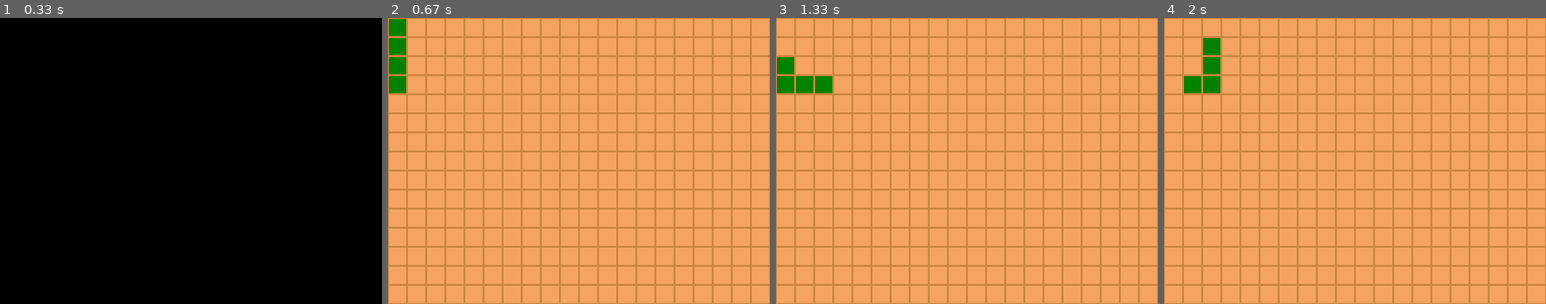
Above: before the commit, frames 1-4 (left to right).
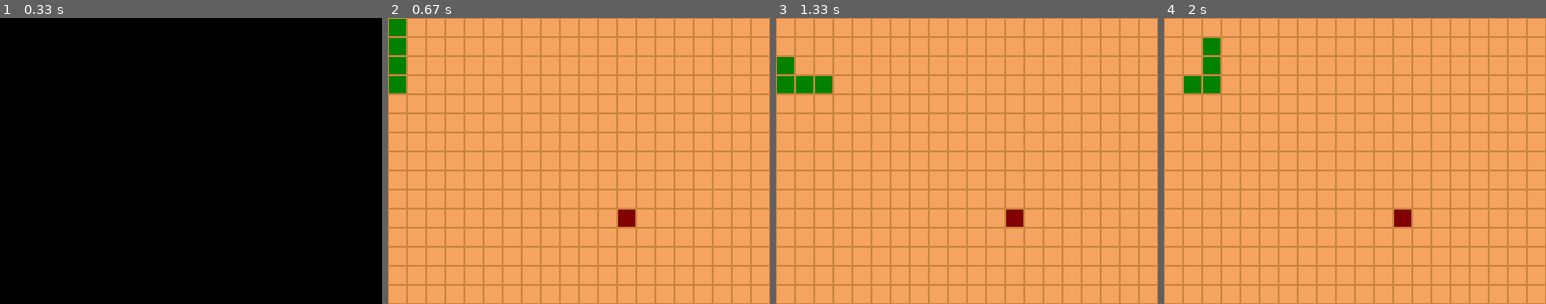
Above: after the commit, the same moments.

Repository: tjmlehtinen/kodarit2_syksy_2025
Game: pygame game, started from matopeli.py
Two runs of this game, one before a commit and one after it. Both use one fixed random seed, a clock stepped at 60 frames per second and the inputs below.
Inputs:
- Up to frame 1 (0.33 s): no input
- Up to frame 2 (0.67 s): hold Right from 0.33 s (still down)
- Up to frame 3 (1.33 s): release Right at 0.8 s; hold Up from 0.83 s (still down)
- Up to frame 4 (2 s): release Up at 1.33 s; hold Right from 1.37 s (still down)

Frame 1 is identical in both runs. In frame 2, 0.3% of the frame differs, in the area x 60-65%, y 67-73%; in frame 3, 0.3%; in frame 4, 0.3%.

Commit message:
17112025

Diff:
--- a/matopeli.py
+++ b/matopeli.py
@@ -1,5 +1,6 @@
 import pygame
 import sys
+import random
 
 pygame.init()
 
@@ -17,6 +18,7 @@
 taustavari = pygame.Color(205, 133, 63)
 taustaruutuvari = pygame.Color(244, 164, 96)
 matovari = pygame.Color(0, 130, 0)
+ruokavari = pygame.Color(130, 0, 0)
 
 # ruudun piirtäminen
 def piirra_ruutu(x, y, vari):
@@ -40,6 +42,18 @@
         x, y = madon_osa
         piirra_ruutu(x, y, matovari)
 
+# ruoka
+def arvo_ruoka():
+    x = random.randrange(LEVEYS)
+    y = random.randrange(KORKEUS)
+    return (x, y)
+
+ruoka = arvo_ruoka()
+
+def piirra_ruoka():
+    x, y = ruoka
+    piirra_ruutu(x, y, ruokavari)
+
 # suunnat
 ALAS = 0
 VASEN = 1
@@ -49,6 +63,7 @@
 
 # madon liikuttaminen
 def liikuta_matoa():
+    global ruoka
     # otetaan madon pään koordinaatit talteen
     paa_x, paa_y = mato[-1]
     # lasketaan uusi pää
@@ -62,13 +77,16 @@
         uusi_paa = (paa_x, paa_y - 1)
     # lisätään uusi pää matoon
     mato.append(uusi_paa)
-    # poistetaan madon viimeinen pala
-    mato.pop(0)
+    # poistetaan madon viimeinen pala, jos ei ole uusi_paa ruoan kohdalla
+    if uusi_paa != ruoka:
+        mato.pop(0)
+    else:
+        ruoka = arvo_ruoka()
 
 # meneekö mato yli reunan
 def mato_yli_reunan():
     paa_x, paa_y = mato[-1]
-    if paa_x < 0:
+    if paa_x < 0 or paa_x >= LEVEYS or paa_y < 0 or paa_y >= KORKEUS:
         return True
     return False
 
@@ -100,10 +118,12 @@
             elif tapahtuma.key == pygame.K_UP:
                 suunta = YLOS
     piirra_tausta()
+    piirra_ruoka()
     piirra_mato()
     pygame.display.update()
     liikuta_matoa()
     if mato_yli_reunan():
         break
 
+print("Madon pituus lopussa: " + str(len(mato)))
 pygame.quit()
